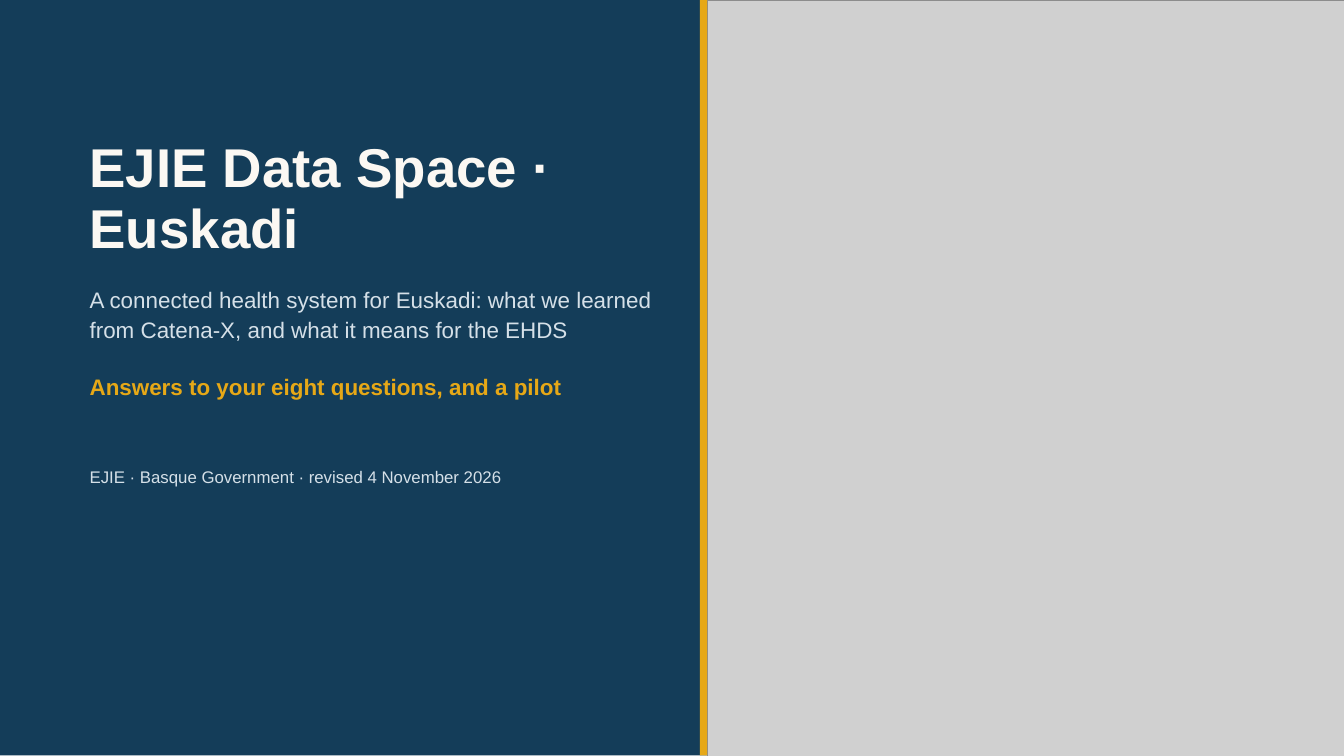
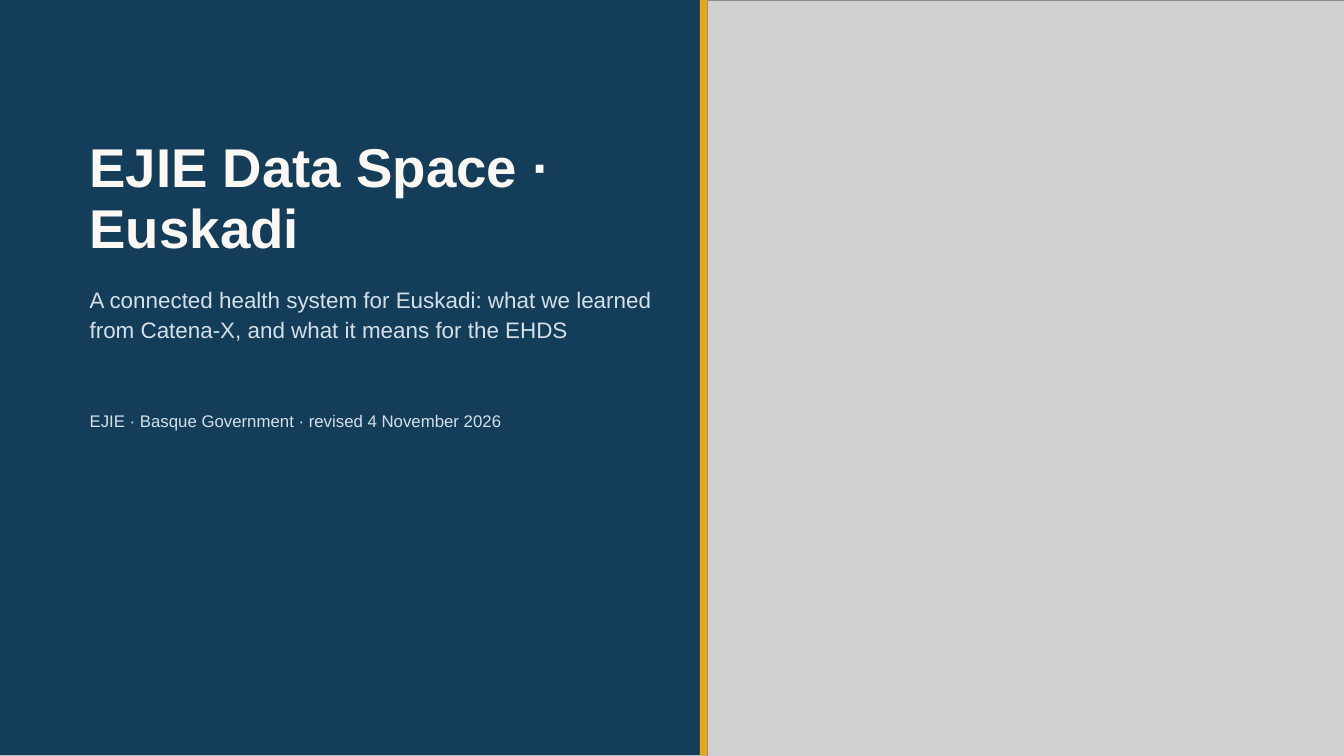
Before and after one commit to ma3u/MinimumViableHealthDataspacev2, a slide deck: slide 1 of docs/demos/euskadi-ejie-2026.pptx. Drawn at 1344x756 pixels with LibreOffice and Linux fonts; fonts in the diff are those of the drawing; grey boxes stand for pictures. Boxes give left, top, right and bottom in pixels: in the first picture for what was removed or moved away, otherwise in the second. Text is boxed around its words. In the diff, an @@ line names an element or a change of style, - is before the commit and + after.

```diff
--- a/docs/demos/euskadi-ejie-2026.pptx
+++ b/docs/demos/euskadi-ejie-2026.pptx
@@ text removed at (x1=90, y1=378, x2=561, y2=400) @@
-Answers to your eight questions, and a pilot
@@ text "EJIE · Basque Government · ..." moved from (x1=90, y1=471, x2=501, y2=487) to (x1=90, y1=415, x2=501, y2=431) @@
```
Also in this commit, not shown: 17 other slides changed, 11 other files.
